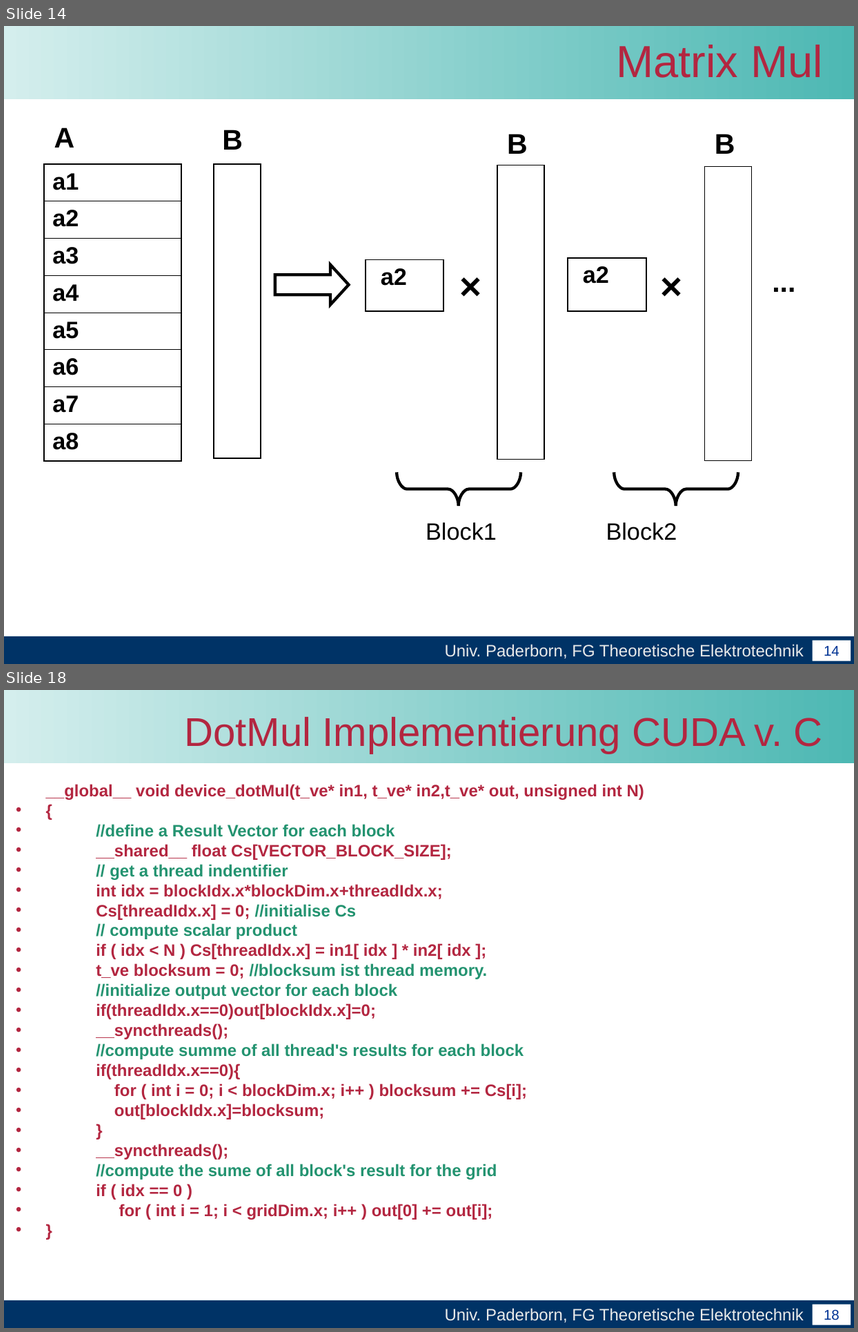
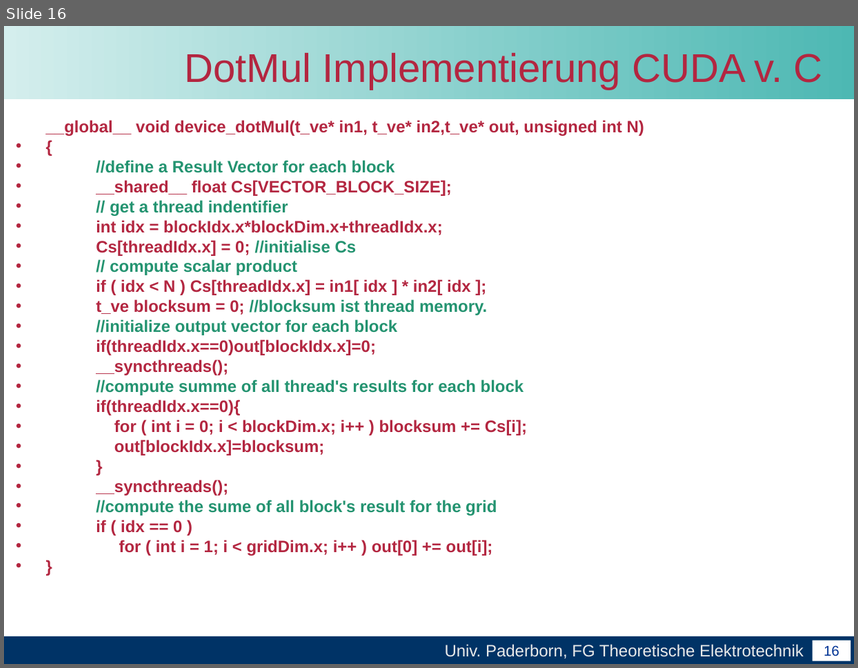
Before and after one commit to unconditional/projektarbeitcuda, a slide deck: Vortrag/Zwischenvortrag der Projektarbeit CUDA.ppt. Shown one above the other, each under a label of ours: slides 14 and 18 before the commit, slide 16 after it; the slides between them are not shown. The pictures are 858x1332 and 858x668 pixels, drawn with LibreOffice and Linux fonts; fonts in the diff are those of the drawing; background and template pictures are left out. Boxes give left, top, right and bottom in pixels: in the first picture for what was removed or moved away, otherwise in the second. Text is boxed around its words. In the diff, an @@ line names an element or a change of style, - is before the commit and + after.

```diff
--- a/Vortrag/Zwischenvortrag der Projektarbeit CUDA.ppt
+++ b/Vortrag/Zwischenvortrag der Projektarbeit CUDA.ppt
@@ slide 14 removed at (x1=4, y1=26, x2=854, y2=664), background #FFFFFF; not listed: 4 template elements that a slide beside it also shows @@
@@ title removed at (x1=616, y1=45, x2=823, y2=78) @@
-Matrix Mul
@@ text removed at (x1=54, y1=127, x2=75, y2=147) @@
-A
@@ text removed at (x1=222, y1=129, x2=243, y2=150) @@
-B
@@ text removed at (x1=507, y1=134, x2=528, y2=154) @@
-B
@@ text removed at (x1=715, y1=134, x2=735, y2=154) @@
-B
@@ table removed at (x1=44, y1=164, x2=181, y2=458), 8 rows, 1 columns @@
-a1
-a2
-a3
-a4
-a5
-a6
-a7
-a8
@@ table removed at (x1=214, y1=164, x2=261, y2=458), 1 rows, 1 columns @@
-
@@ table removed at (x1=497, y1=165, x2=544, y2=459), 1 rows, 1 columns @@
-
@@ table removed at (x1=704, y1=166, x2=751, y2=461), 1 rows, 1 columns @@
-
@@ right arrow removed at (x1=275, y1=265, x2=349, y2=305) @@
@@ table removed at (x1=366, y1=260, x2=444, y2=312), 1 rows, 1 columns @@
-a2
@@ text removed at (x1=452, y1=258, x2=491, y2=312) @@
-×
@@ table removed at (x1=568, y1=258, x2=646, y2=312), 1 rows, 1 columns @@
-a2
@@ text removed at (x1=653, y1=258, x2=692, y2=312) @@
-×
@@ text removed at (x1=764, y1=260, x2=805, y2=302) @@
-...
@@ freeform shape removed at (x1=397, y1=472, x2=520, y2=505) @@
@@ freeform shape removed at (x1=614, y1=472, x2=738, y2=505) @@
@@ text removed at (x1=426, y1=522, x2=497, y2=540) @@
-Block1
@@ text removed at (x1=606, y1=522, x2=677, y2=540) @@
-Block2
@@ what was slide 18 is now slide 16 @@
@@ page number at (x1=824, y1=645, x2=840, y2=656): text changed @@
-18
+16
```
Also in this commit, not shown: 7 slides changed, 20 slides added, 10 other slides removed, 1 other file.
